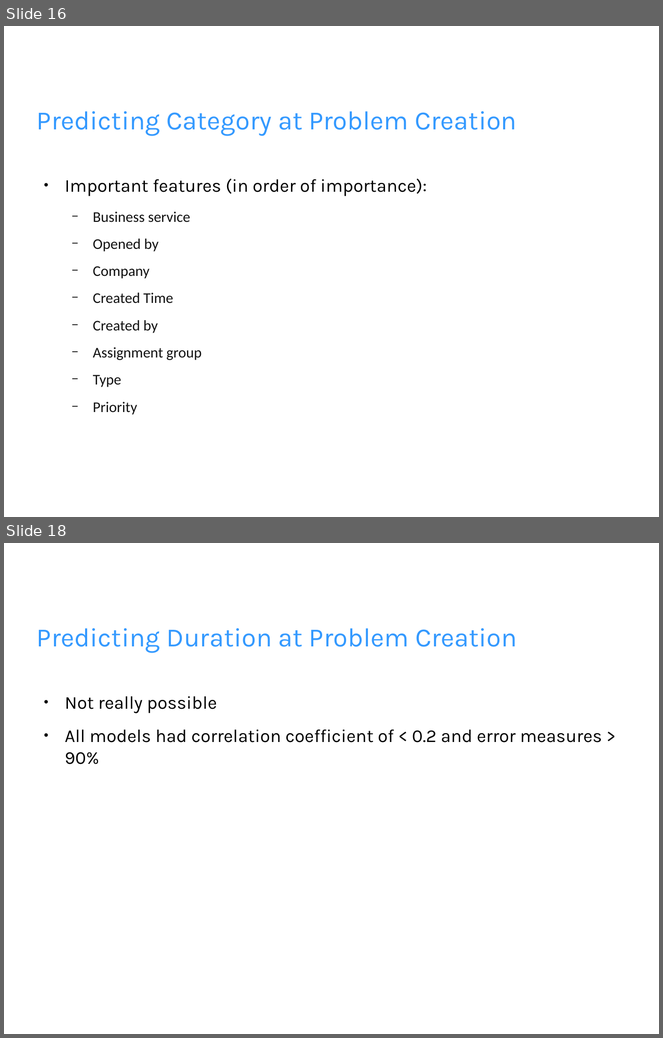
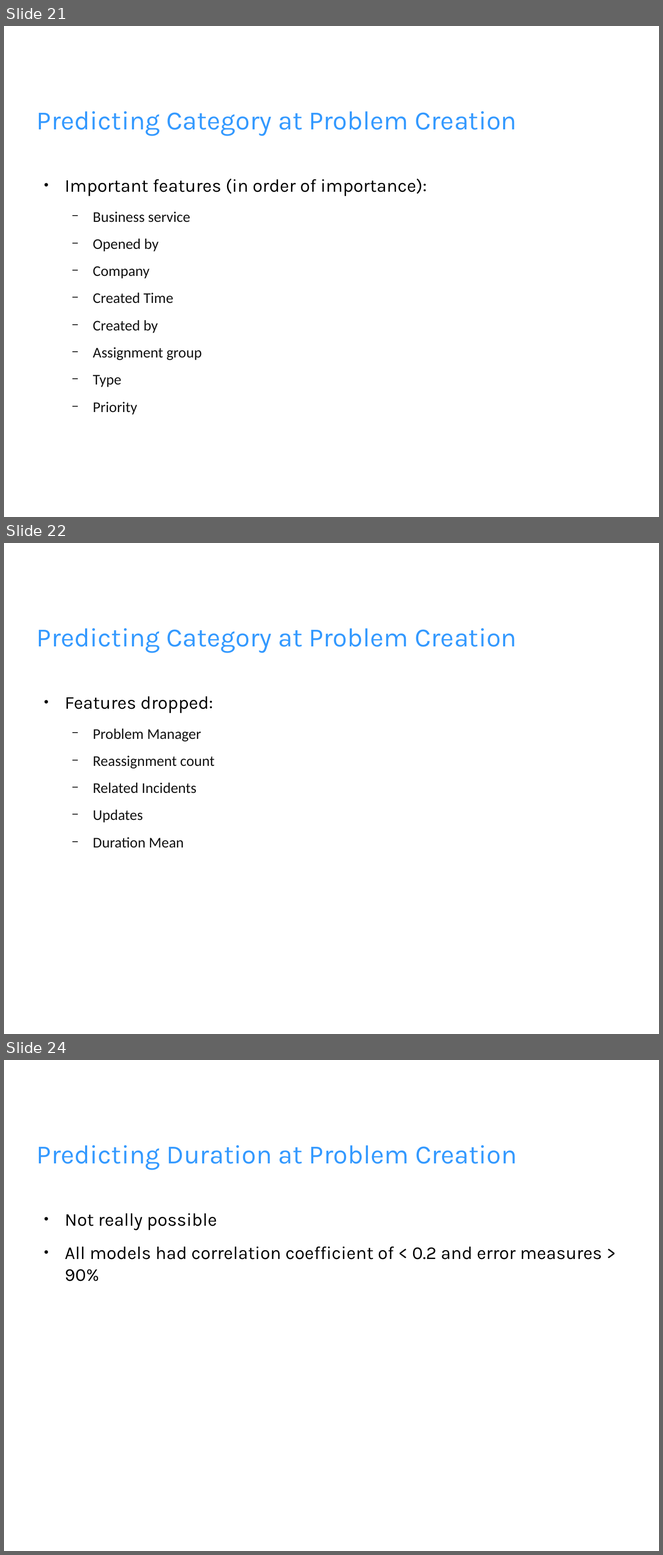
Before and after one commit to wjbrittonv/UMRFDataScience, a slide deck: MacClusteringProject/data_analysis.pptx. Shown one above the other, each under a label of ours: slides 16 and 18 before the commit, slides 21, 22 and 24 after it; the slides between them are not shown. The pictures are 663x1038 and 663x1555 pixels, drawn with LibreOffice and Linux fonts; fonts in the diff are those of the drawing; background and template pictures are left out. Boxes give left, top, right and bottom in pixels: in the first picture for what was removed or moved away, otherwise in the second. Text is boxed around its words. In the diff, an @@ line names an element or a change of style, - is before the commit and + after.

Commit message:
Tfidf vectorization of descriptions, duration analysis, and further presentation work

```diff
--- a/MacClusteringProject/data_analysis.pptx
+++ b/MacClusteringProject/data_analysis.pptx
@@ slide 22 added at (4, 543, 659, 1034), background picture (left out) @@
@@ text added at (37, 628, 517, 653), 32 pt, text #3399FF @@
+Predicting Category at Problem Creation
@@ text added at (65, 696, 215, 848), 18 pt, text #111111 @@
+● Features dropped:
+  − Problem Manager
+  − Reassignment count
+  − Related Incidents
+  − Updates
+  − Duration Mean
@@ what was slide 16 is now slide 21 @@
@@ what was slide 18 is now slide 24 @@
```
Also in this commit, not shown: 2 slides changed, 11 other slides added, 11 slides removed, 13 other files.
